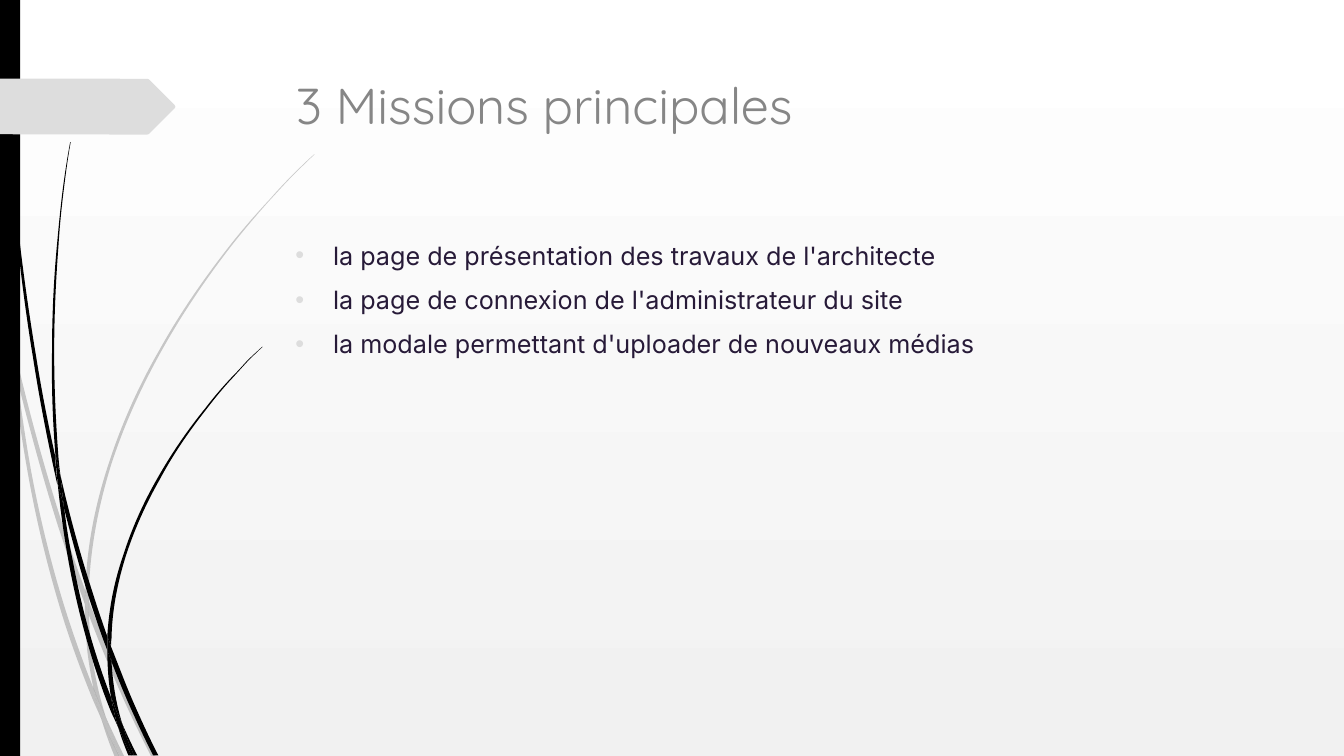
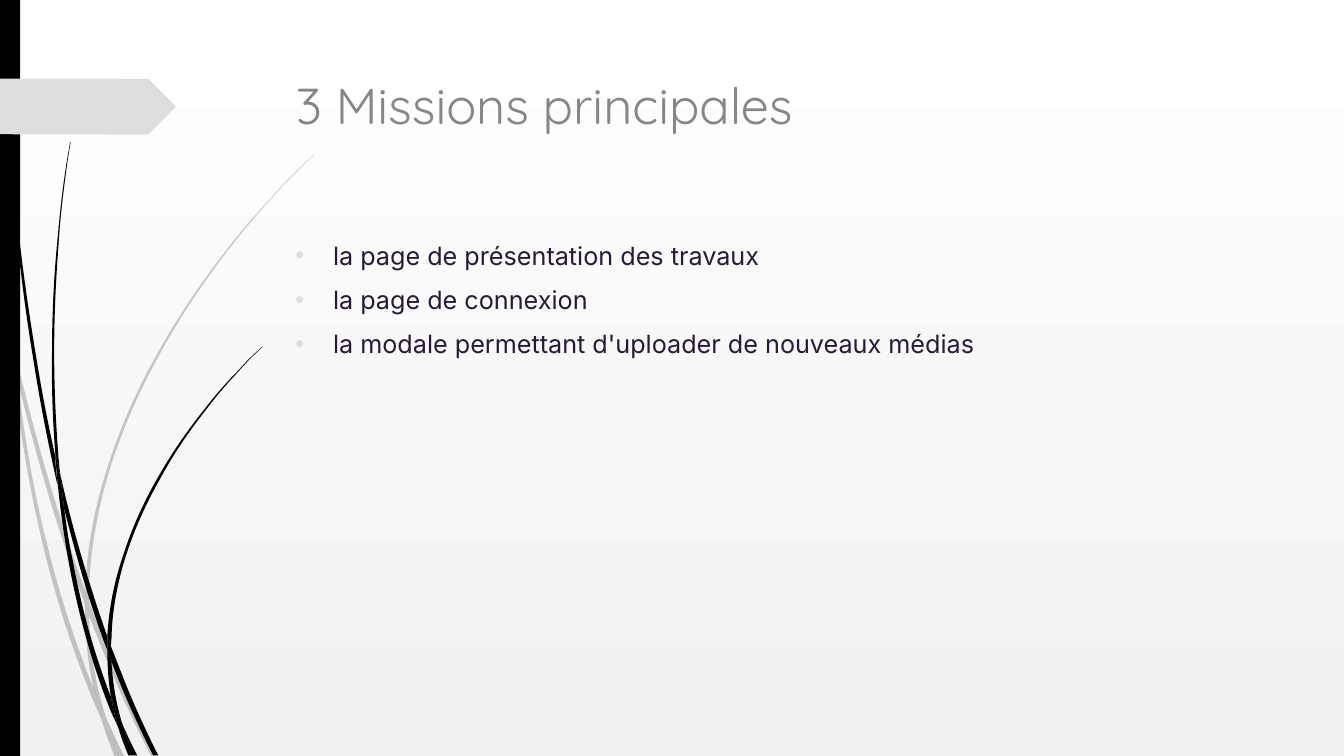
Before and after one commit to Oleome/Portfolio-architecte-sophie-bluel, a slide deck: slide 2 of Projet 3.ppt. Drawn at 1344x756 pixels with LibreOffice and Linux fonts; fonts in the diff are those of the drawing. Boxes give left, top, right and bottom in pixels: in the first picture for what was removed or moved away, otherwise in the second. Text is boxed around its words. In the diff, an @@ line names an element or a change of style, - is before the commit and + after.

Commit message:
update

```diff
--- a/Projet 3.ppt
+++ b/Projet 3.ppt
@@ text at box(333, 246, 759, 314): text changed @@
-• la page de présentation des travaux de l'architecte
-• la page de connexion de l'administrateur du site
+• la page de présentation des travaux
+• la page de connexion
```
Also in this commit, not shown: 1 slide added.
